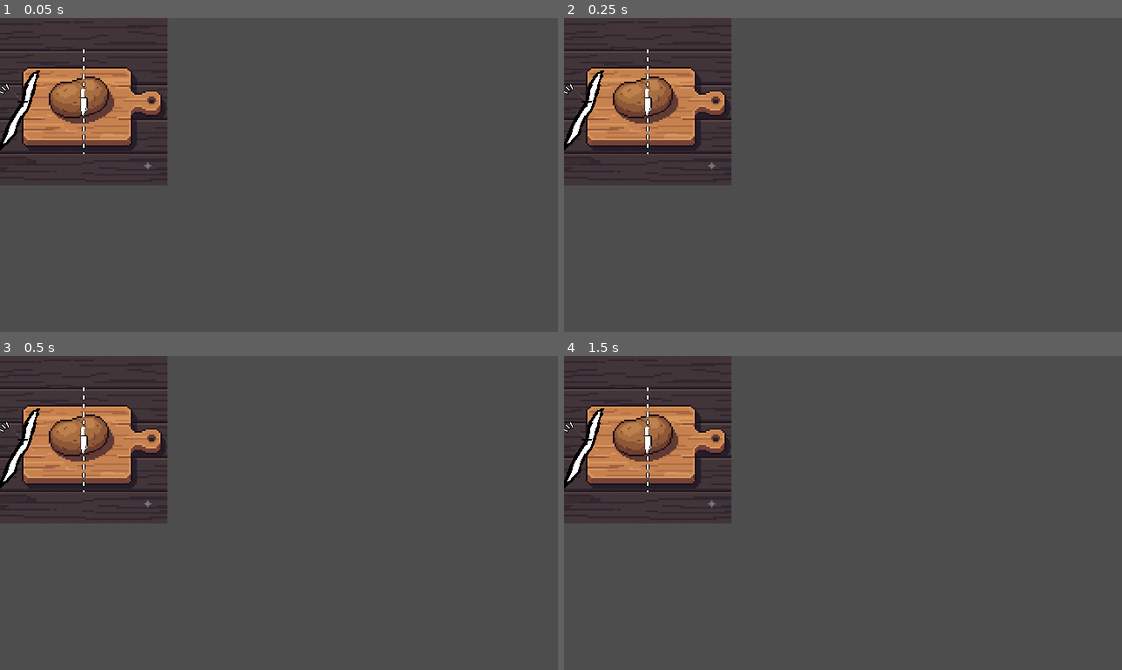
Above: before the commit, frames 1-4 (two rows, left to right).
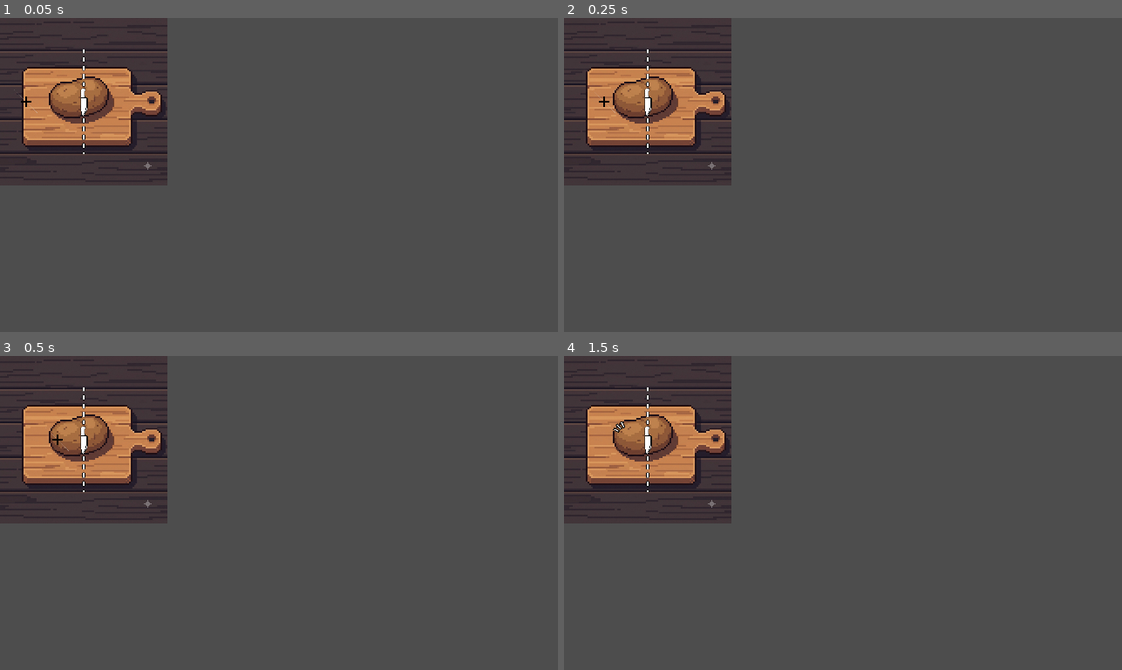
Above: after the commit, the same moments.

Repository: RedBlueCarrots/GMTK-2026
Game: Godot game, scene res://Scenes/cut_minigame.tscn
Two runs of this game, one before a commit and one after it. Both use one fixed random seed, a clock stepped at 60 frames per second and the inputs below. This scene is started directly instead of the project's main scene.
Inputs (mouse positions are in pixels of both pictures, inside the frame that each line leads up to):
- Up to frame 1 (0.05 s): no input
- Up to frame 2 (0.25 s): no input
- Up to frame 3 (0.5 s): no input
- Up to frame 4 (1.5 s): tap Enter at 0.5 s; move the mouse to (965, 497) at 0.52 s; tap Space at 0.6, 0.77, 1.07 s; click (965, 497) at 0.67 s; drag from (731, 528) to (647, 440) at 1.27 s

The runs differ from the first frame. In frame 1, 0.5% of the frame differs, in the area x 0-8%, y 16-43%; in frame 2, 0.5%; in frame 3, 0.5%; in frame 4, 0.6%, in the area x 0-11%, y 16-43%.

Commit message:
cut minigame script

Diff:
--- a/Scripts/cut_minigame.gd
+++ b/Scripts/cut_minigame.gd
@@ -1,11 +1,86 @@
-extends Node2D
+extends Minigame
+
+@onready var cutter: Area2D = $Cutter
+@onready var cut_zone: Area2D = $CutZone
+@onready var cutter_target: Sprite2D = $Cutter/CutterTarget
+@onready var cutter_slash_animation: AnimatedSprite2D = $Cutter/CutterSlashAnimation
+@onready var cutter_miss_sprite: Sprite2D = $Cutter/CutterMissSprite
+@onready var minigame_outline: Sprite2D = $MinigameOutline
+
+@export var speed: float = 80.0
+@export var min_x: float = 26
+@export var max_x: float = 170
+
+var direction: float = 1.0
+var is_slashing: bool = false
+var game_won: bool = false
 
 
-# Called when the node enters the scene tree for the first time.
 func _ready() -> void:
-	pass # Replace with function body.
+	if cutter and minigame_outline:
+		min_x = cutter.position.x
+		max_x = minigame_outline.texture.get_size().x - min_x
+
+	cutter_slash_animation.visible = false
+	cutter_miss_sprite.visible = false
+	cutter_slash_animation.stop()
 
 
-# Called every frame. 'delta' is the elapsed time since the previous frame.
 func _process(delta: float) -> void:
-	pass
+	if is_slashing or game_won:
+		return
+
+	var new_x: float = cutter.position.x + speed * delta * direction
+	if new_x >= max_x:
+		new_x = max_x
+		direction = -1.0
+	elif new_x <= min_x:
+		new_x = min_x
+		direction = 1.0
+	cutter.position.x = new_x
+
+
+func _input(event: InputEvent) -> void:
+	if is_slashing or game_won:
+		return
+
+	var slash_pressed := false
+
+	if event is InputEventKey:
+		if event.keycode == KEY_SPACE and event.pressed:
+			slash_pressed = true
+	elif event is InputEventMouseButton:
+		if event.button_index == MOUSE_BUTTON_LEFT and event.pressed:
+			slash_pressed = true
+
+	if slash_pressed:
+		_start_slash()
+
+
+func _start_slash() -> void:
+	is_slashing = true
+	cutter_target.visible = false
+	cutter_slash_animation.visible = true
+	cutter_slash_animation.play("slash")
+
+	if not cutter.has_overlapping_areas() or not _is_overlapping_cut_zone():
+		cutter_miss_sprite.visible = true
+
+
+func _is_overlapping_cut_zone() -> bool:
+	for area in cutter.get_overlapping_areas():
+		if area == cut_zone:
+			return true
+	return false
+
+
+func _on_cutter_slash_animation_animation_finished() -> void:
+	cutter_slash_animation.visible = false
+	cutter_slash_animation.stop()
+	if _is_overlapping_cut_zone():
+		game_won = true
+		finish()
+	else:
+		cutter_miss_sprite.visible = false
+		cutter_target.visible = true
+		is_slashing = false
